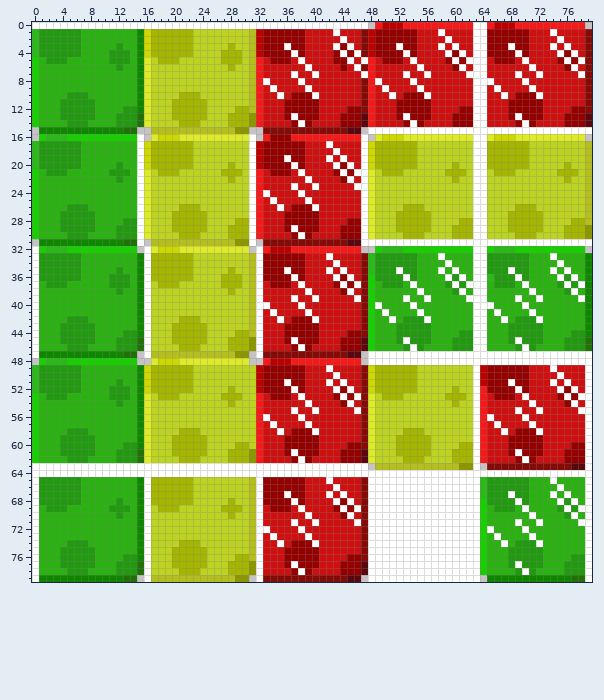
Two states of a sprite sheet, Source/Graphics/MainMenuScene.png. The picture above was drawn from the file before the commit.
The file is 80x80 pixels.
Once edited:
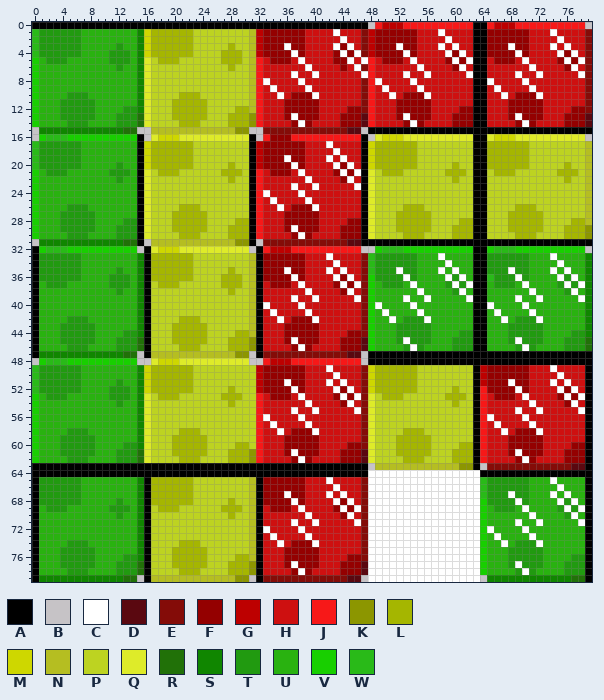
Palette (. is transparent): A #000000  B #c6c3c6  C #ffffff  D #5a0810  E #840c08  F #940000  G #bd0000  H #ce1010  J #f71818  K #8c9600  L #a5b600  M #ced700  N #b5be21  P #bdd321  Q #deeb29  R #217108  S #108600  T #219a10  U #29b210  V #18cf00  W #29ba18
The edit:
Changed rows in their new state; - is an unchanged pixel.
first column x 0:
 0 AAAAAAAAAAAAAAAAAAAAAAAAAAAAAAAAAAAAAAAAAAAAAAAA---------------AA---------------
 1 ---------------------------------------------------------------AA---------------
 2 ---------------------------------------------------------------AA---------------
 3 ---------------------------------------------------------------AA---------------
 4 ---------------------------------------------------------------AA---------------
 5 ---------------------------------------------------------------AA---------------
 6 ---------------------------------------------------------------AA---------------
 7 ---------------------------------------------------------------AA---------------
 8 ---------------------------------------------------------------AA---------------
 9 ---------------------------------------------------------------AA---------------
10 ---------------------------------------------------------------AA---------------
11 ---------------------------------------------------------------AA---------------
12 ---------------------------------------------------------------AA---------------
13 ---------------------------------------------------------------AA---------------
14 ---------------------------------------------------------------AA---------------
15 ------------------------------------------------AAAAAAAAAAAAAAAAAAAAAAAAAAAAAAAA
16 ---------------A---------------A---------------A---------------AA---------------
17 ---------------A---------------A---------------A---------------AA---------------
18 ---------------A---------------A---------------A---------------AA---------------
19 ---------------A---------------A---------------A---------------AA---------------
20 ---------------A---------------A---------------A---------------AA---------------
21 ---------------A---------------A---------------A---------------AA---------------
22 ---------------A---------------A---------------A---------------AA---------------
23 ---------------A---------------A---------------A---------------AA---------------
24 ---------------A---------------A---------------A---------------AA---------------
25 ---------------A---------------A---------------A---------------AA---------------
26 ---------------A---------------A---------------A---------------AA---------------
27 ---------------A---------------A---------------A---------------AA---------------
28 ---------------A---------------A---------------A---------------AA---------------
29 ---------------A---------------A---------------A---------------AA---------------
30 ---------------A---------------A---------------A---------------AA---------------
31 ---------------A---------------A---------------AAAAAAAAAAAAAAAAAAAAAAAAAAAAAAAAA
32 A---------------A---------------A------------------------------AA---------------
33 A---------------A---------------A------------------------------AA---------------
34 A---------------A---------------A------------------------------AA---------------
35 A---------------A---------------A------------------------------AA---------------
36 A---------------A---------------A------------------------------AA---------------
37 A---------------A---------------A------------------------------AA---------------
38 A---------------A---------------A------------------------------AA---------------
39 A---------------A---------------A------------------------------AA---------------
40 A---------------A---------------A------------------------------AA---------------
41 A---------------A---------------A------------------------------AA---------------
42 A---------------A---------------A------------------------------AA---------------
43 A---------------A---------------A------------------------------AA---------------
44 A---------------A---------------A------------------------------AA---------------
45 A---------------A---------------A------------------------------AA---------------
46 A---------------A---------------A------------------------------AA---------------
47 A---------------A---------------A---------------AAAAAAAAAAAAAAAAAAAAAAAAAAAAAAAA
48 ------------------------------------------------AAAAAAAAAAAAAAAAAAAAAAAAAAAAAAAA
49 ---------------------------------------------------------------A---------------A
50 ---------------------------------------------------------------A---------------A
51 ---------------------------------------------------------------A---------------A
52 ---------------------------------------------------------------A---------------A
53 ---------------------------------------------------------------A---------------A
54 ---------------------------------------------------------------A---------------A
55 ---------------------------------------------------------------A---------------A
56 ---------------------------------------------------------------A---------------A
57 ---------------------------------------------------------------A---------------A
58 ---------------------------------------------------------------A---------------A
59 ---------------------------------------------------------------A---------------A
60 ---------------------------------------------------------------A---------------A
61 ---------------------------------------------------------------A---------------A
62 ---------------------------------------------------------------A---------------A
63 AAAAAAAAAAAAAAAAAAAAAAAAAAAAAAAAAAAAAAAAAAAAAAAA---------------A---------------A
64 AAAAAAAAAAAAAAAAAAAAAAAAAAAAAAAAAAAAAAAAAAAAAAAA----------------AAAAAAAAAAAAAAAA
65 A---------------A---------------A----------------------------------------------A
66 A---------------A---------------A----------------------------------------------A
67 A---------------A---------------A----------------------------------------------A
68 A---------------A---------------A----------------------------------------------A
69 A---------------A---------------A----------------------------------------------A
70 A---------------A---------------A----------------------------------------------A
71 A---------------A---------------A----------------------------------------------A
72 A---------------A---------------A----------------------------------------------A
73 A---------------A---------------A----------------------------------------------A
74 A---------------A---------------A----------------------------------------------A
75 A---------------A---------------A----------------------------------------------A
76 A---------------A---------------A----------------------------------------------A
77 A---------------A---------------A----------------------------------------------A
78 A---------------A---------------A----------------------------------------------A
79 A---------------A---------------A----------------------------------------------A
Changed places in both pictures, as pixel boxes (x1, y1, x2, y2):
changed: (32, 22, 592, 582)
